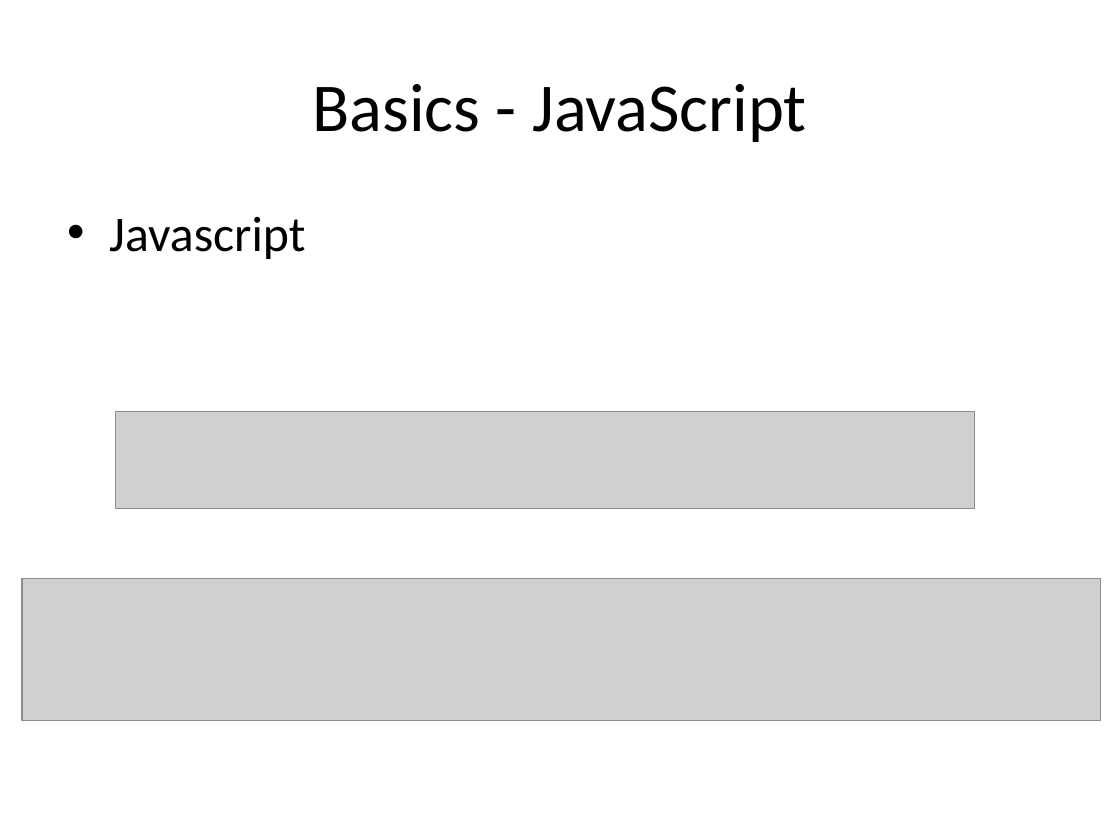
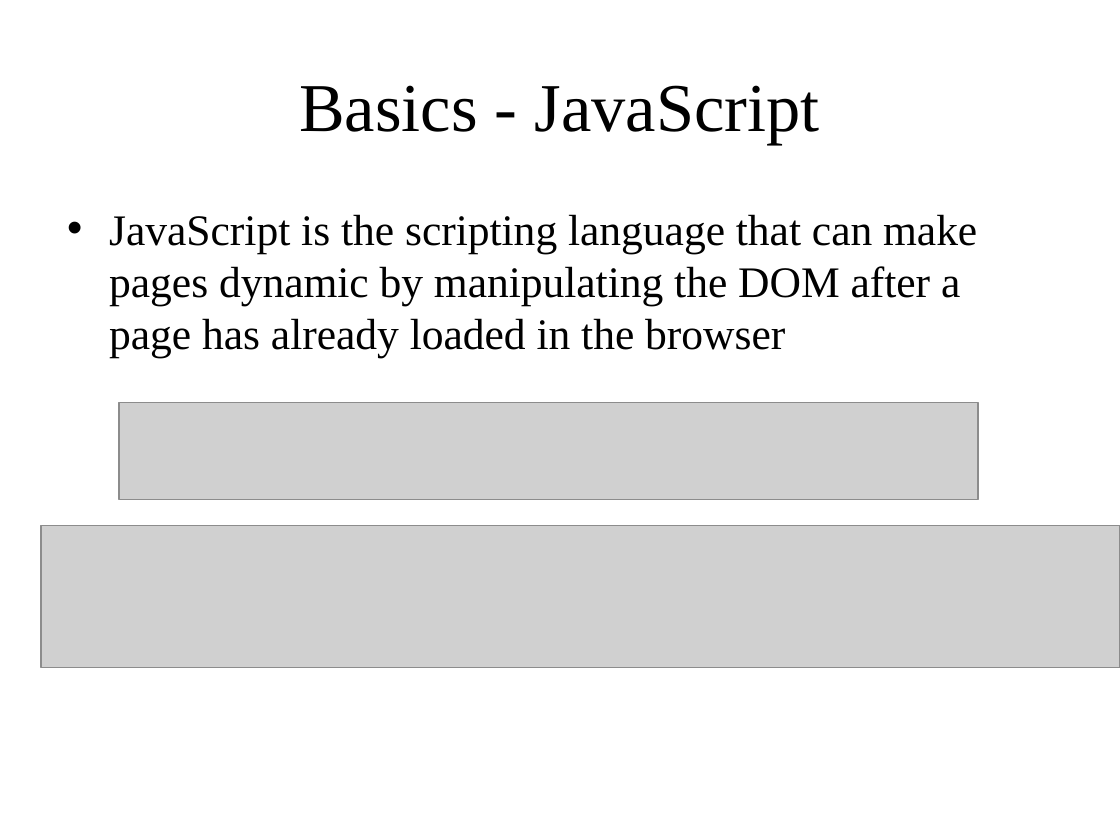
Before and after one commit to Chunyulo/share, a slide deck: slide 5 of d3-share.pptx. Drawn at 1120x840 pixels with LibreOffice and Linux fonts; fonts in the diff are those of the drawing; grey boxes stand for pictures. Boxes give left, top, right and bottom in pixels: in the first picture for what was removed or moved away, otherwise in the second. Text is boxed around its words. In the diff, an @@ line names an element or a change of style, - is before the commit and + after.

```diff
--- a/d3-share.pptx
+++ b/d3-share.pptx
@@ title "Basics - JavaScript" at bbox=[299, 85, 820, 144]: font Calibri to Times New Roman @@
@@ text at bbox=[109, 214, 977, 358]: text changed; size 32 to 28 pt; font Calibri to Times New Roman @@
-• Javascript
+• JavaScript is the scripting language that can make pages dynamic by manipulating the DOM after a page has already loaded in the browser
@@ picture: place and size @@
-picture at bbox=[115, 411, 974, 508]
+picture at bbox=[119, 402, 978, 500]
@@ picture: place and size @@
-picture at bbox=[22, 579, 1101, 720]
+picture at bbox=[41, 525, 1120, 666]
```
Also in this commit, not shown: 2 other slides changed.
